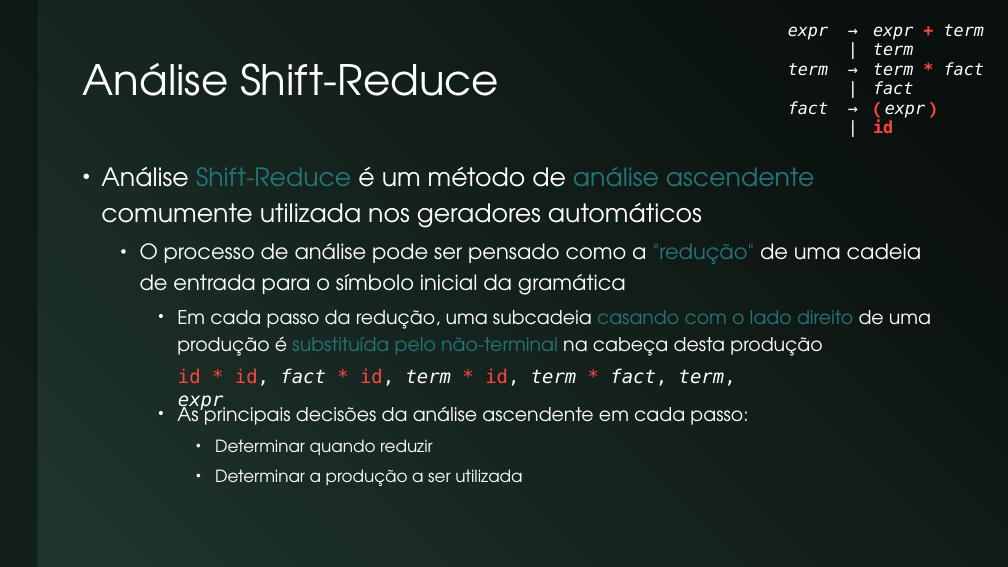
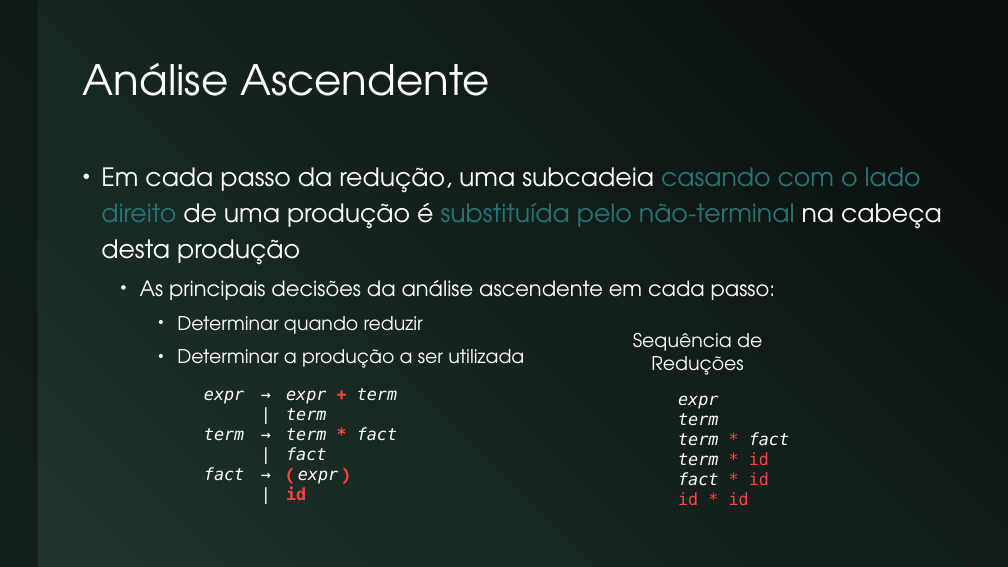
Before and after one commit to JudsonSS/Compiladores, a slide deck: slide 5 of Slides/23. Análise Ascendente.pptx (slide 4 before the commit). Drawn at 1008x567 pixels with LibreOffice and Linux fonts; fonts in the diff are those of the drawing. Boxes give left, top, right and bottom in pixels: in the first picture for what was removed or moved away, otherwise in the second. Text is boxed around its words. In the diff, an @@ line names an element or a change of style, - is before the commit and + after.

```diff
--- a/Slides/23. Análise Ascendente.pptx
+++ b/Slides/23. Análise Ascendente.pptx
@@ title at (x1=83, y1=63, x2=489, y2=96): text changed @@
-Análise Shift-Reduce
+Análise Ascendente
@@ text "Em cada passo da redução, ..." at (x1=101, y1=167, x2=942, y2=368): size 18 to 24 pt in "Em cada passo da redução, uma subcadeia ..."; size 18 to 20 pt in "As principais decisões da análise ascendente em ..."; size 16 to 18 pt in "Determinar quando reduzir", "Determinar a produção a ser utilizada"; list level 3 to 1 in "Em cada passo da redução, ..."; list level 3 to 2 in "As principais decisões da análise ..."; list level 4 to 3 in "Determinar quando reduzir"; list level 4 to 3 in "Determinar a produção a ser ..." @@
@@ text at (x1=101, y1=167, x2=922, y2=295): paragraphs removed @@
-• Análise Shift-Reduce é um método de análise ascendente comumente utilizada nos geradores automáticos
-  • O processo de análise pode ser pensado como a "redução" de uma cadeia de entrada para o símbolo inicial da gramática
@@ text added at (x1=633, y1=333, x2=762, y2=375), 18 pt, text #FFFFFF @@
+Sequência de Reduções
@@ text removed at (x1=178, y1=368, x2=736, y2=386) @@
-id * id, fact * id, term * id, term * fact, term, expr
@@ table resized from (x1=765, y1=21, x2=1006, y2=142) to (x1=188, y1=385, x2=405, y2=506) @@
@@ text added at (x1=678, y1=395, x2=789, y2=506), 16 pt, text #FFFFFF, italic @@
+expr
+term
+term * fact
+term * id
+fact * id
+id * id
```
Also in this commit, not shown: 12 other slides changed, 2 slides added.
